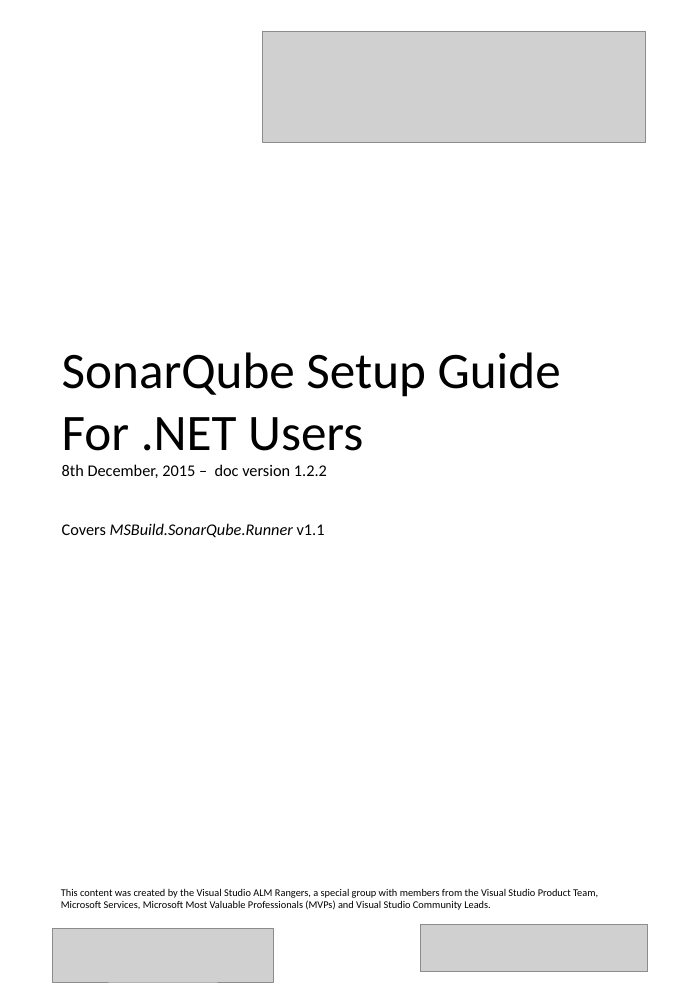
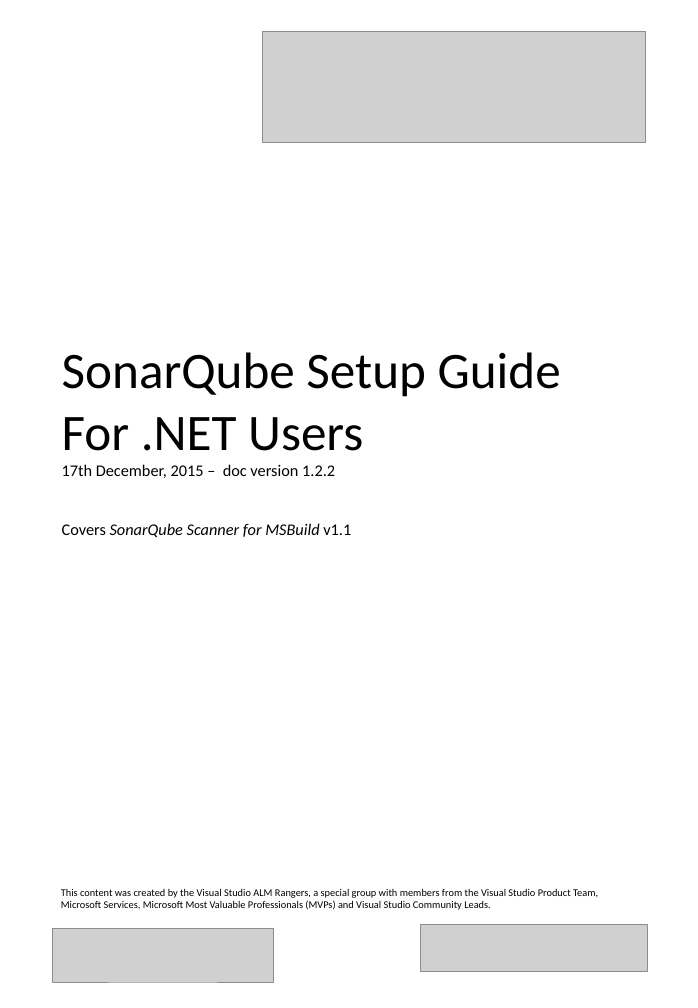
Before and after one commit to SonarSource/sonar-.net-documentation, a slide deck: slide 1 of cover.pptx. Drawn at 698x1008 pixels with LibreOffice and Linux fonts; fonts in the diff are those of the drawing; grey boxes stand for pictures. Boxes give left, top, right and bottom in pixels: in the first picture for what was removed or moved away, otherwise in the second. Text is boxed around its words. In the diff, an @@ line names an element or a change of style, - is before the commit and + after.

Commit message:
Updated cover to use new product name

```diff
--- a/cover.pptx
+++ b/cover.pptx
@@ title at <box>62,352,561,538</box>: text changed @@
-SonarQube Setup Guide For .NET Users
-8th December, 2015 – doc version 1.2.2
-Covers MSBuild.SonarQube.Runner v1.1
+SonarQube Setup Guide For .NET Users
+17th December, 2015 – doc version 1.2.2
+Covers SonarQube Scanner for MSBuild v1.1
```
Also in this commit, not shown: 1 other file.
